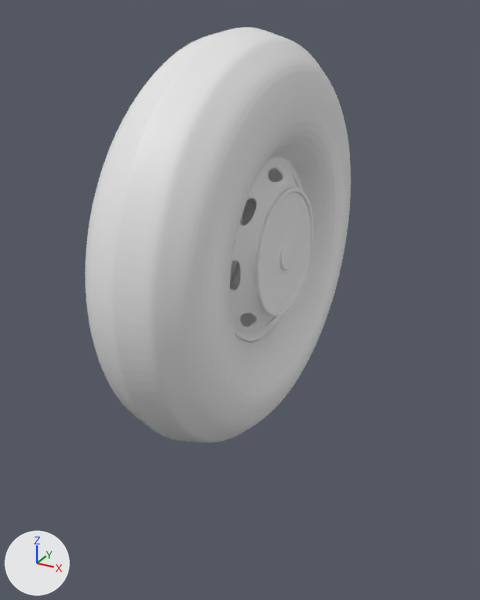
What one commit did to the Blender file Assets/Models/wheel.blend.
Rendered twice from a 50 mm camera at (1.68, -3.05, 2.32) aimed at (0.03, -0.05, 0.81). Lighting does not change. The marker at lower left points along +X, +Y and +Z.
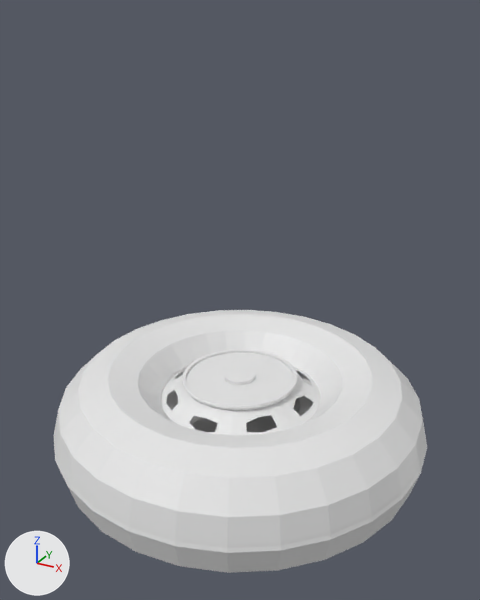
Where the newer file only moved an object's origin or applied its transform, the numbers keep the older frame.

Pixel boxes (x1, y1, x2, y2) of what changed, in the pictures (480 x 600 px):
'Cylinder', reshaped, modifiers changed (40% wider, 37% shorter): before (85, 27, 351, 443); after (54, 310, 427, 573)

Edits to the bpy script that builds the scene:
```text
Change me_cylinder:
    where me_cylinder.from_pydata(...)  # 1372 vertices, 1310 faces; spans x -2.21..2.2, y -2.21..2.21, z -1.27..1.49
    used by ob_cylinder; location = (-0.029, 0.0, 1.121); rotation_euler = (0.0, 14.13, 0.0), in degrees (0, 90, 0); scale = (0.508, 0.508, 0.259)
    me_cylinder part 1: the whole mesh is multiplied about its middle by the matrix ((-0.018, 0.0, -0.511), (0.0, 1.001, 0.0), (1.959, 0.0, -0.018)), then moved by (2.21, 0.0, -0.01)
Change ob_cylinder:
    remove _m = ob_cylinder.modifiers.new('Subdivision', 'SUBSURF')
    remove _m.levels = 3
    remove _m.render_levels = 3
    remove _m = ob_cylinder.modifiers.new('Solidify', 'SOLIDIFY')
    remove _m.thickness = 0.02
    remove _m.nonmanifold_thickness_mode = 'FIXED'
    remove _m.nonmanifold_merge_threshold = 0.0003
```
